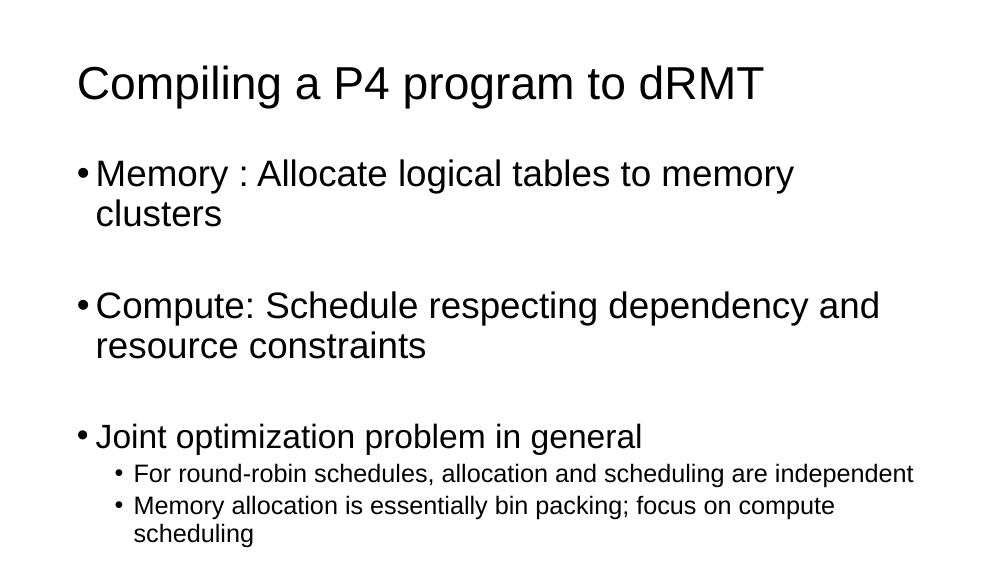
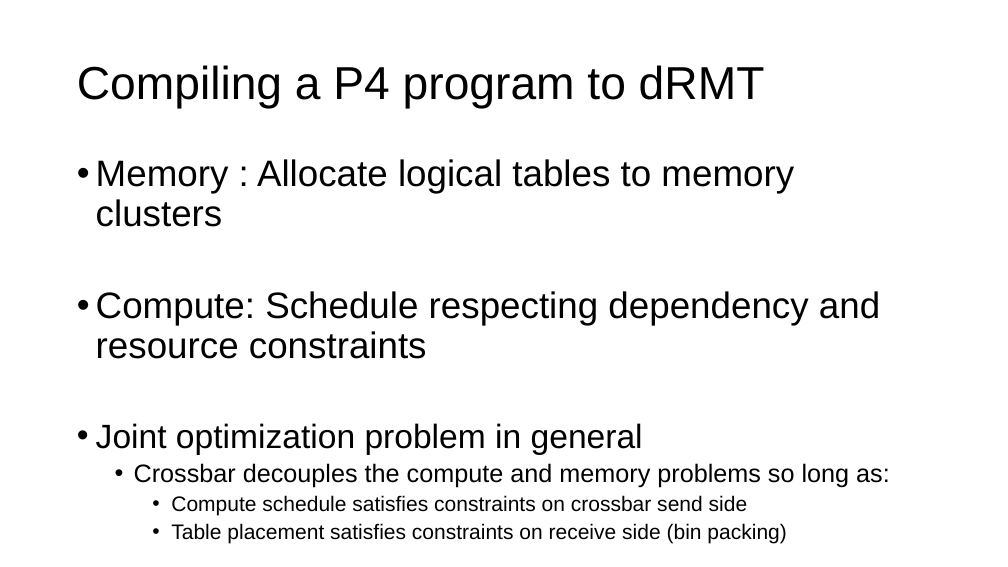
Before and after one commit to anirudhSK/drmt_talk, a slide deck: slide 14 of drmt.pptx. Drawn at 1008x567 pixels with LibreOffice and Linux fonts; fonts in the diff are those of the drawing. Boxes give left, top, right and bottom in pixels: in the first picture for what was removed or moved away, otherwise in the second. Text is boxed around its words. In the diff, an @@ line names an element or a change of style, - is before the commit and + after.

Commit message:
More feedback from Mohammad

```diff
--- a/drmt.pptx
+++ b/drmt.pptx
@@ text at (134,463,890,543): text changed; size 24 to 20 pt @@
-  • For round-robin schedules, allocation and scheduling are independent
-  • Memory allocation is essentially bin packing; focus on compute scheduling
+  • Crossbar decouples the compute and memory problems so long as:
+    • Compute schedule satisfies constraints on crossbar send side
+    • Table placement satisfies constraints on receive side (bin packing)
```
